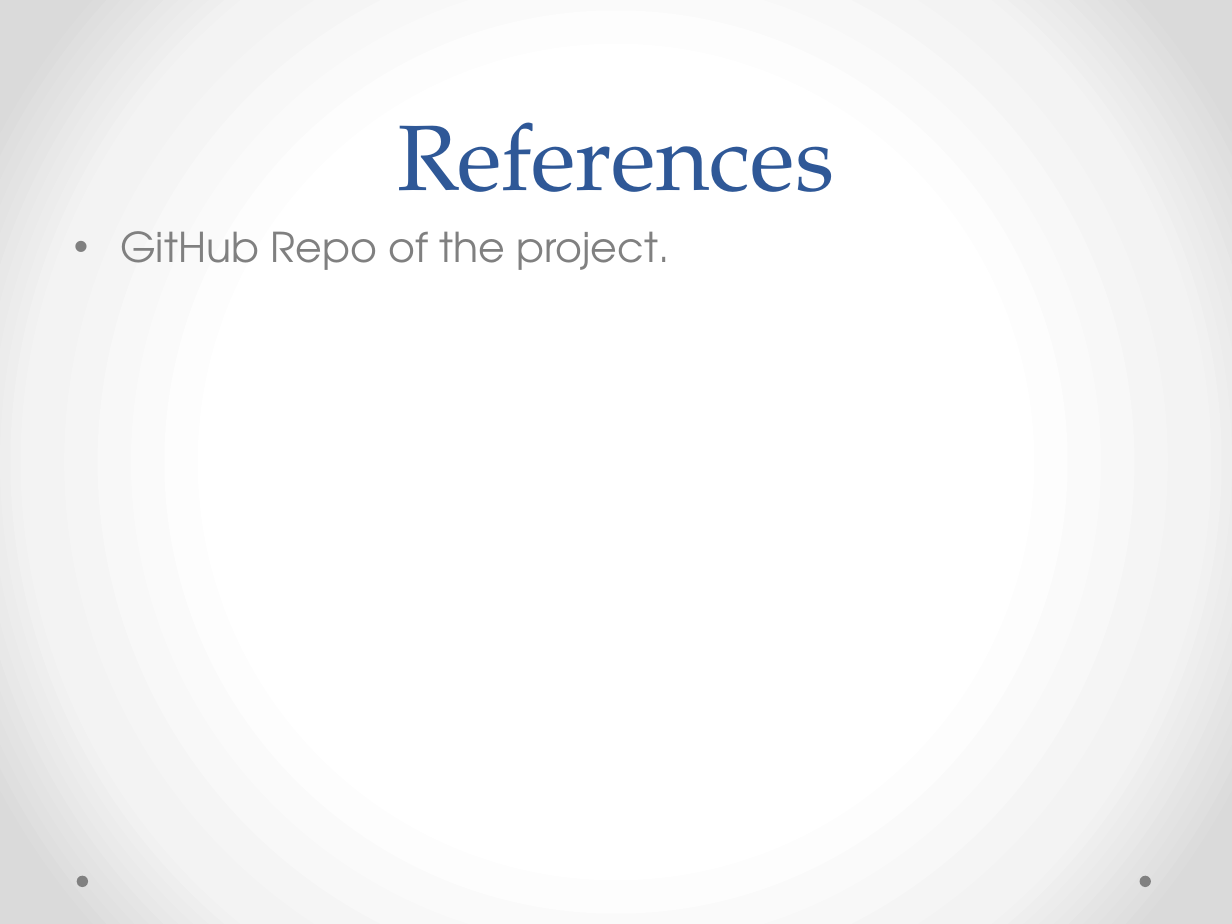
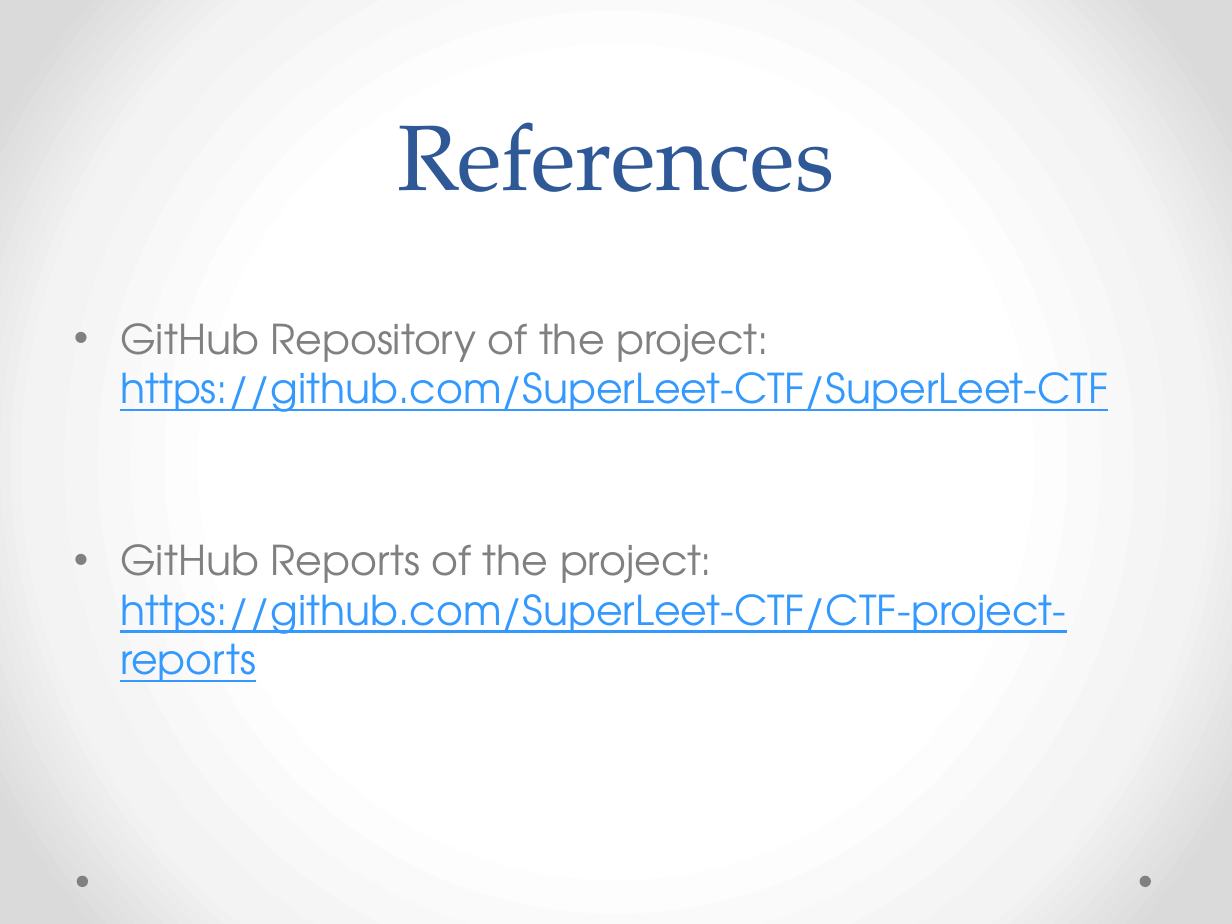
Before and after one commit to super1337/CTF-project-reports, a slide deck: slide 11 of CTF-Project.pptx. Drawn at 1232x924 pixels with LibreOffice and Linux fonts; fonts in the diff are those of the drawing. Boxes give left, top, right and bottom in pixels: in the first picture for what was removed or moved away, otherwise in the second. Text is boxed around its words. In the diff, an @@ line names an element or a change of style, - is before the commit and + after.

Commit message:
repo links added to final report and presentation

```diff
--- a/CTF-Project.pptx
+++ b/CTF-Project.pptx
@@ text at [120, 323, 1108, 682]: text changed; text colour #808080 to #3399FF @@
-• GitHub Repo of the project.
+• GitHub Repository of the project: https://github.com/SuperLeet-CTF/SuperLeet-CTF
+• GitHub Reports of the project: https://github.com/SuperLeet-CTF/CTF-project-reports
```
Also in this commit, not shown: 2 other files.
